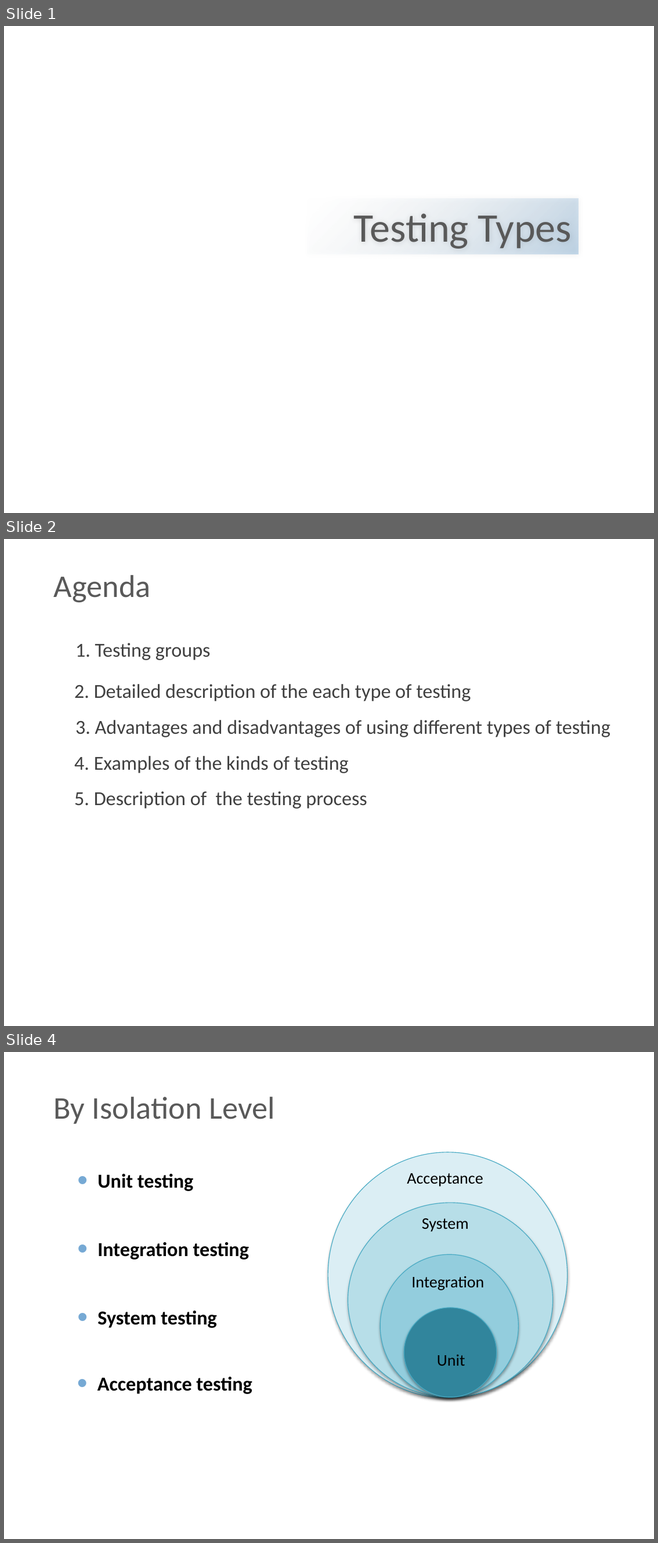
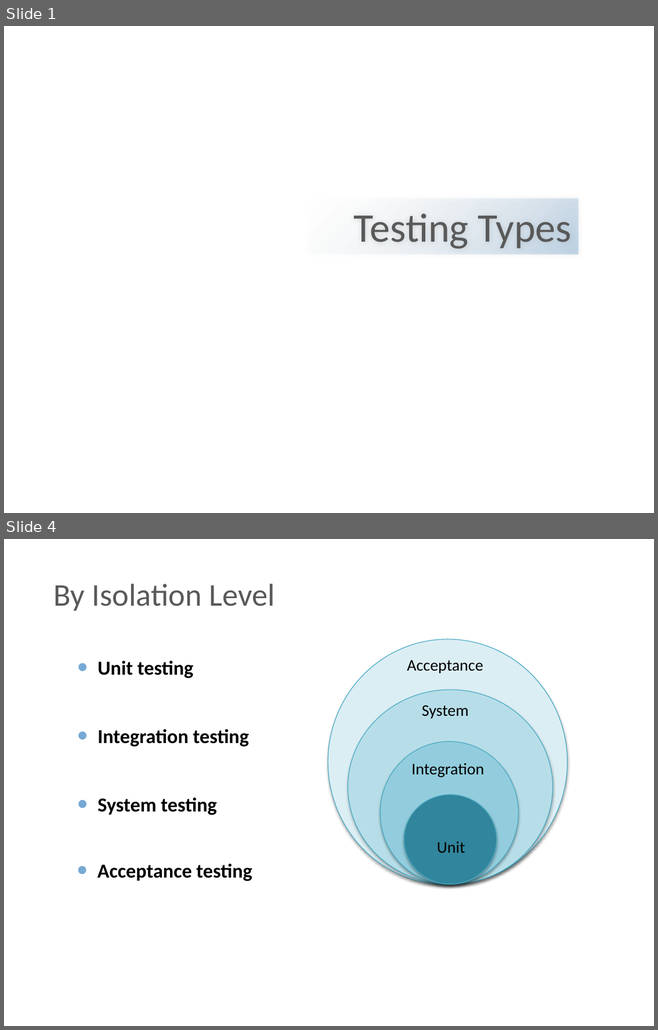
Before and after one commit to BigRacer/swtesting, a slide deck: 2.Testing_types/Testing types.pptx. Shown one above the other, each under a label of ours: slides 1, 2 and 4 before the commit, slides 1 and 4 after it; the slides between them are not shown. The pictures are 658x1543 and 658x1030 pixels, drawn with LibreOffice and Linux fonts; fonts in the diff are those of the drawing; background and template pictures are left out. Boxes give left, top, right and bottom in pixels: in the first picture for what was removed or moved away, otherwise in the second. Text is boxed around its words. In the diff, an @@ line names an element or a change of style, - is before the commit and + after.

```diff
--- a/2.Testing_types/Testing types.pptx
+++ b/2.Testing_types/Testing types.pptx
@@ slide 2 removed at (4, 539, 654, 1026), background picture (left out) @@
@@ text removed at (54, 575, 151, 603) @@
-Agenda
@@ text removed at (75, 643, 210, 660) @@
-1. Testing groups
@@ text removed at (74, 684, 470, 701) @@
-2. Detailed description of the each type of testing
@@ text removed at (75, 720, 610, 737) @@
-3. Advantages and disadvantages of using different types of testing
@@ text removed at (74, 756, 349, 773) @@
-4. Examples of the kinds of testing
@@ text removed at (74, 791, 366, 809) @@
-5. Description of the testing process
```
Also in this commit, not shown: 8 slides changed, 5 slides added, 4 other slides removed.
